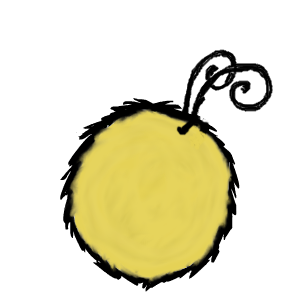
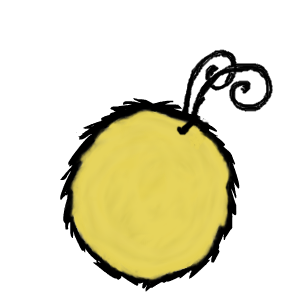
Layers edited between the first and the second 300x300 image:
painted on "Bee" over [69, 108, 233, 286]
